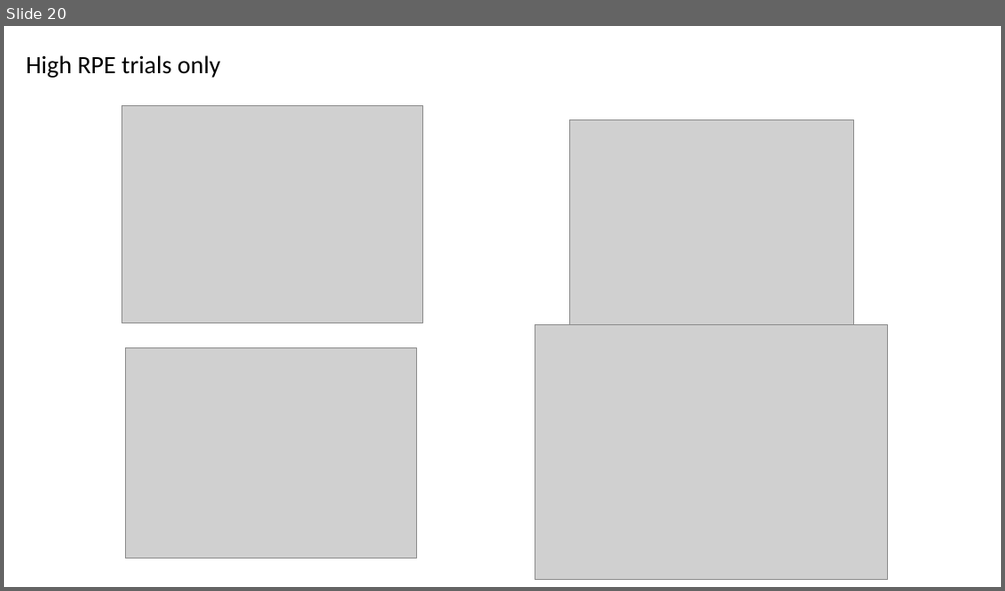
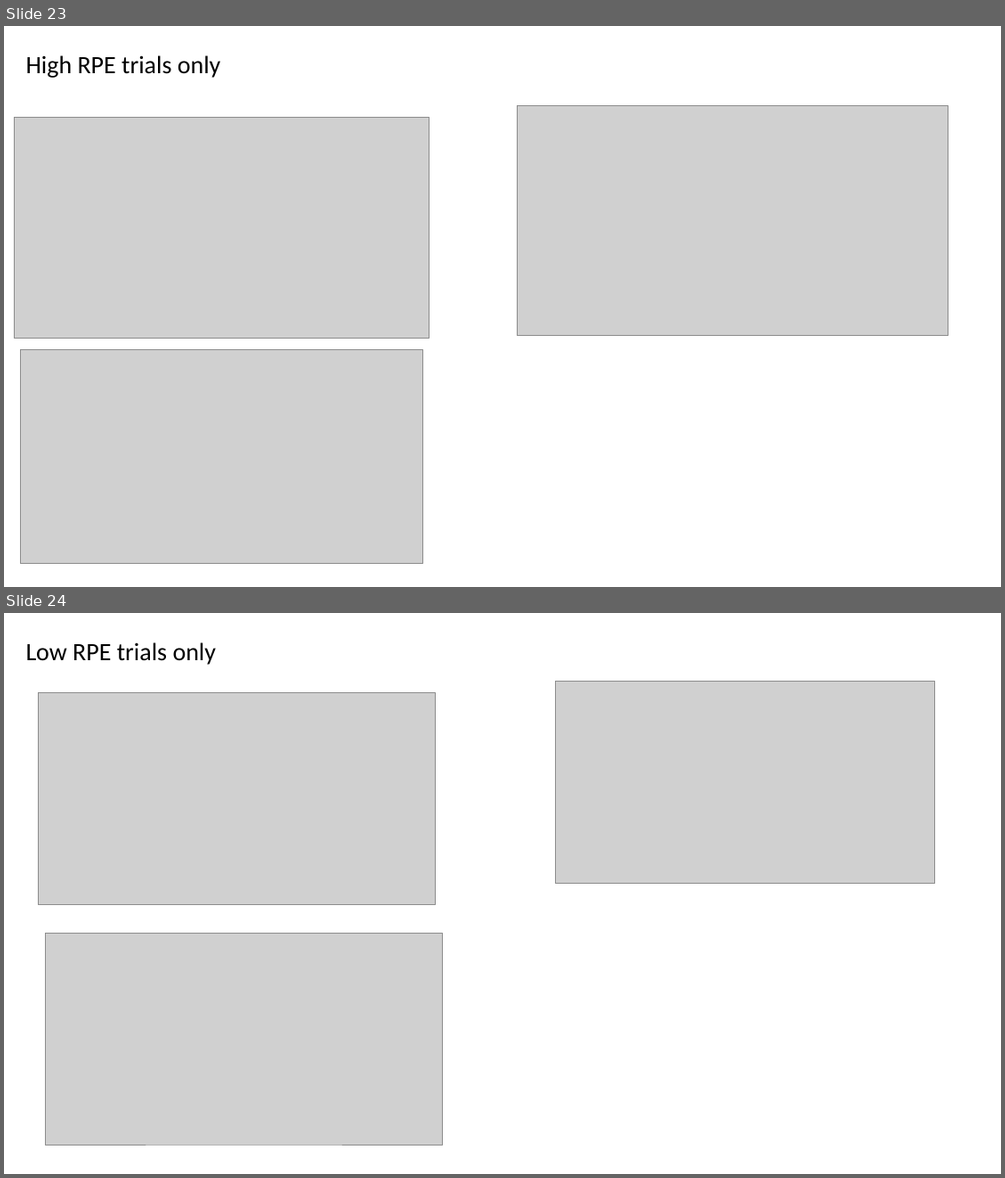
Before and after one commit to gpagnier/rampAnalysis, a slide deck: ShenhavLabMeeting10.29.pptx. Shown one above the other, each under a label of ours: slide 20 before the commit, slides 23 and 24 after it. The pictures are 1005x591 and 1005x1178 pixels, drawn with LibreOffice and Linux fonts; fonts in the diff are those of the drawing; grey boxes stand for pictures. Boxes give left, top, right and bottom in pixels: in the first picture for what was removed or moved away, otherwise in the second. Text is boxed around its words. In the diff, an @@ line names an element or a change of style, - is before the commit and + after.

```diff
--- a/ShenhavLabMeeting10.29.pptx
+++ b/ShenhavLabMeeting10.29.pptx
@@ slide 24 added at [4,613,1001,1174], background #FFFFFF @@
@@ title added at [26,642,217,665], 24 pt, text #000000 @@
+Low RPE trials only
@@ picture added at [556,681,935,883] @@
@@ picture added at [39,693,437,905] @@
@@ picture added at [45,933,443,1144] @@
@@ what was slide 20 is now slide 23 @@
@@ slide 23 changed as well @@
@@ picture: place and size @@
-picture at [121,106,423,323]
+picture at [15,118,429,338]
@@ picture: place and size @@
-picture at [569,119,853,324]
+picture at [517,106,947,335]
@@ picture removed at [535,324,888,579] @@
@@ picture: place and size @@
-picture at [125,347,417,557]
+picture at [20,350,422,564]
```
Also in this commit, not shown: 14 other slides changed, 13 other slides added, 5 slides removed, 2 other files.
